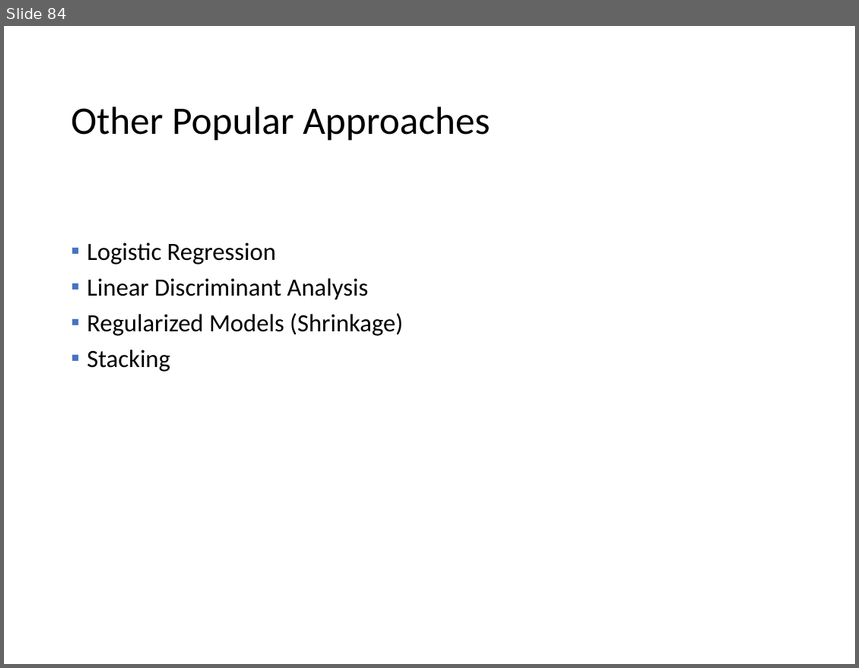
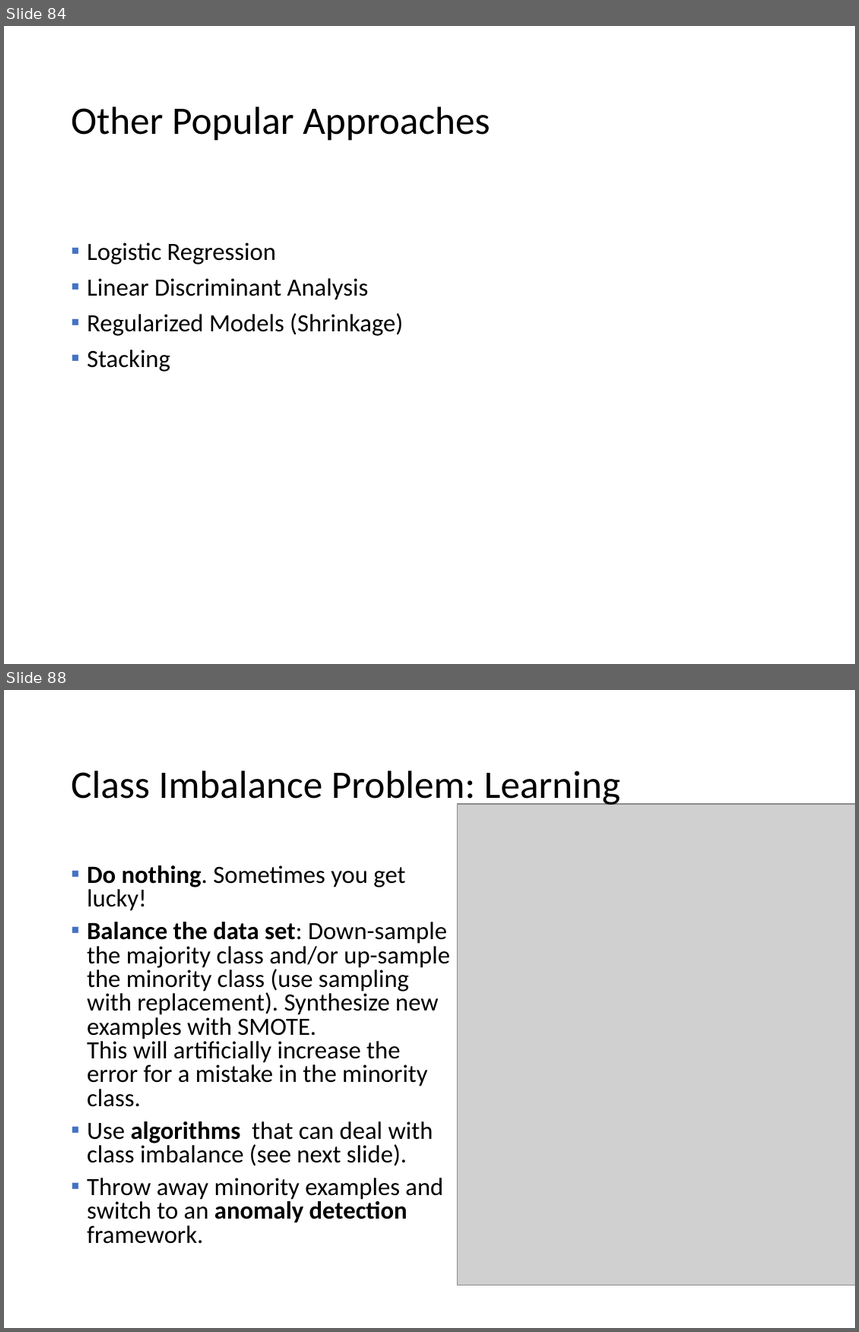
Before and after one commit to mhahsler/Introduction_to_Data_Mining_R_Examples, a slide deck: slides/chap4_alternative_classification.pptx. Shown one above the other, each under a label of ours: slide 84 before the commit, slides 84 and 88 after it; the slides between them are not shown. The pictures are 859x668 and 859x1332 pixels, drawn with LibreOffice and Linux fonts; fonts in the diff are those of the drawing; grey boxes stand for pictures. Boxes give left, top, right and bottom in pixels: in the first picture for what was removed or moved away, otherwise in the second. Text is boxed around its words. In the diff, an @@ line names an element or a change of style, - is before the commit and + after.

```diff
--- a/slides/chap4_alternative_classification.pptx
+++ b/slides/chap4_alternative_classification.pptx
@@ slide 88 added at box(4, 690, 855, 1328), background #FFFFFF @@
@@ title added at box(71, 771, 620, 808), 33 pt, text #000000 @@
+Class Imbalance Problem: Learning
@@ picture added at box(458, 804, 855, 1286) @@
@@ text added at box(87, 866, 450, 1244), 21 pt, text #000000 @@
+▪ Do nothing. Sometimes you get lucky!
+▪ Balance the data set: Down-sample the majority class and/or up-sample the minority class (use sampling with replacement). Synthesize new examples with SMOTE.
+  This will artificially increase the error for a mistake in the minority class.
+▪ Use algorithms that can deal with class imbalance (see next slide).
+▪ Throw away minority examples and switch to an anomaly detection framework.
```
Also in this commit, not shown: 1 slide changed, 5 other slides added, 2 other files.
